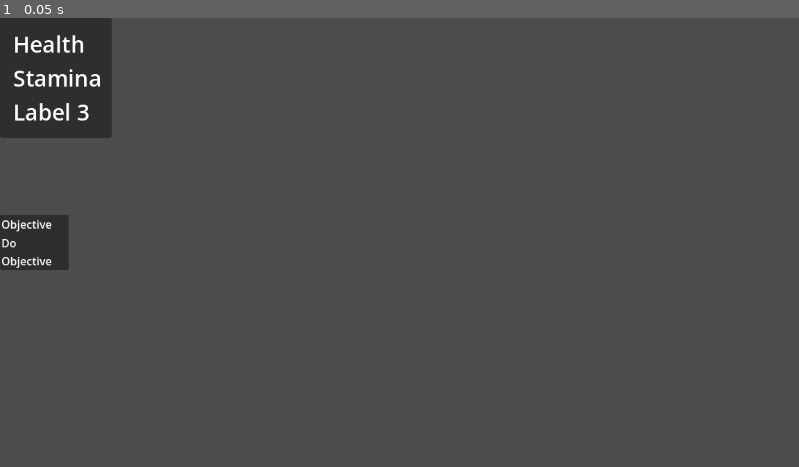
Above: before the commit, frame 1.
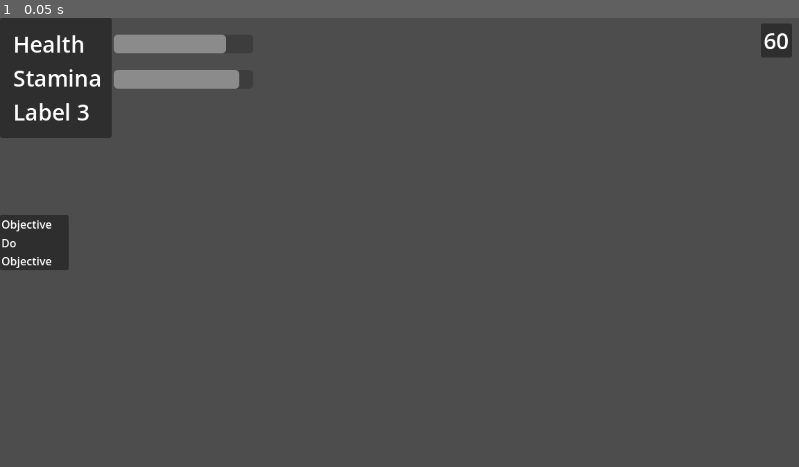
Above: after the commit, the same moment.

Repository: nsccs/bachelors-workshop-fall-2024
Game: Godot game, scene res://UI.tscn
Two runs of this game, one before a commit and one after it. Both use one fixed random seed, a clock stepped at 60 frames per second and the inputs below. This scene is started directly instead of the project's main scene.
Inputs:
- Up to frame 1 (0.05 s): no input

The runs differ from the first frame. In frame 1, 1.5% of the frame differs, in the area x 14-100%, y 1-16%.
Error after the commit: Invalid access to property or key 'time_left' on a base object of type 'null instance'. (res://scripts/ui_api.gd:19)

Commit message:
UI now has a health bar and a stamina bar

Diff:
--- a/bachelors-workshop-game/UI.tscn
+++ b/bachelors-workshop-game/UI.tscn
@@ -86,3 +86,66 @@
 layout_mode = 2
 text = "Do Objective"
 autowrap_mode = 2
+
+[node name="Control" type="Control" parent="CanvasLayer"]
+layout_mode = 3
+anchors_preset = 0
+offset_right = 40.0
+offset_bottom = 40.0
+
+[node name="HealthBar" type="ProgressBar" parent="CanvasLayer"]
+offset_left = 164.0
+offset_top = 24.0
+offset_right = 365.0
+offset_bottom = 51.0
+value = 80.0
+show_percentage = false
+
+[node name="StaminaBar" type="ProgressBar" parent="CanvasLayer"]
+offset_left = 164.0
+offset_top = 75.0
+offset_right = 365.0
+offset_bottom = 102.0
+value = 90.0
+show_percentage = false
+
+[node name="Control2" type="Control" parent="CanvasLayer"]
+layout_mode = 3
+anchors_preset = 5
+anchor_left = 0.5
+anchor_right = 0.5
+offset_left = -120.5
+offset_right = 120.5
+offset_bottom = 66.0
+grow_horizontal = 2
+
+[node name="TextureRect" type="TextureRect" parent="CanvasLayer/Control2"]
+layout_mode = 0
+offset_right = 40.0
+offset_bottom = 40.0
+
+[node name="TimePanelContainer3" type="PanelContainer" parent="CanvasLayer"]
+anchors_preset = 1
+anchor_left = 1.0
+anchor_right = 1.0
+offset_left = -50.0
+offset_top = 8.0
+offset_right = -10.0
+offset_bottom = 53.0
+grow_horizontal = 0
+
+[node name="Timer" type="Timer" parent="CanvasLayer/TimePanelContainer3"]
+wait_time = 60.0
+autostart = true
+
+[node name="MarginContainer" type="MarginContainer" parent="CanvasLayer/TimePanelContainer3"]
+layout_mode = 2
+theme_override_constants/margin_left = 4
+theme_override_constants/margin_top = 2
+theme_override_constants/margin_right = 4
+theme_override_constants/margin_bottom = 2
+
+[node name="TimeLabel" type="Label" parent="CanvasLayer/TimePanelContainer3/MarginContainer"]
+layout_mode = 2
+theme = ExtResource("1_tsm54")
+text = "60"
--- a/bachelors-workshop-game/scripts/ui_api.gd
+++ b/bachelors-workshop-game/scripts/ui_api.gd
@@ -1,6 +1,9 @@
 extends Node
 class_name UI
 @onready var stamina_label = $CanvasLayer/PanelContainer/MarginContainer/GridContainer/StaminaLabel
+@onready var heakth_bar = $CanvasLayer/HealthBar
+
+
 
 func set_stamina_bar(stamina, max_stamina):
 	stamina_label.text = "stamina: "+stamina+"/" +max_stamina
@@ -13,4 +16,35 @@
 
 # Called every frame. 'delta' is the elapsed time since the previous frame.
 func _process(delta):
+	$CanvasLayer/TimePanelContainer3/MarginContainer/TimeLabel.text = "%s" % roundf($CanvasLayer/TimePanelalvContainer3/Timer.time_left )
+	# That's the timer
 	pass
+
+# func update():
+
+
+#healh bar functions
+func change_health_bar(hp):
+	$CanvasLayer/HealthBar.value = hp
+
+func damage_health_bar(damage):
+	$CanvasLayer/HealthBar.value -= damage
+
+func heal_health_bar(heal):
+	$CanvasLayer/HealthBar.value += heal
+
+func current_health_bar():
+	return $CanvasLayer/HealthBar.value
+
+#stammina bar functions
+func change_stamina_bar(new_value):
+	$CanvasLayer/staminaBar.value = new_value
+
+func damage_stamina_bar(ex):
+	$CanvasLayer/staminaBar.value -= ex
+
+func heal_stamina_bar(recharge):
+	$CanvasLayer/staminaBar.value += recharge
+
+func current_stamina_bar():
+	return $CanvasLayer/staminaBar.value
